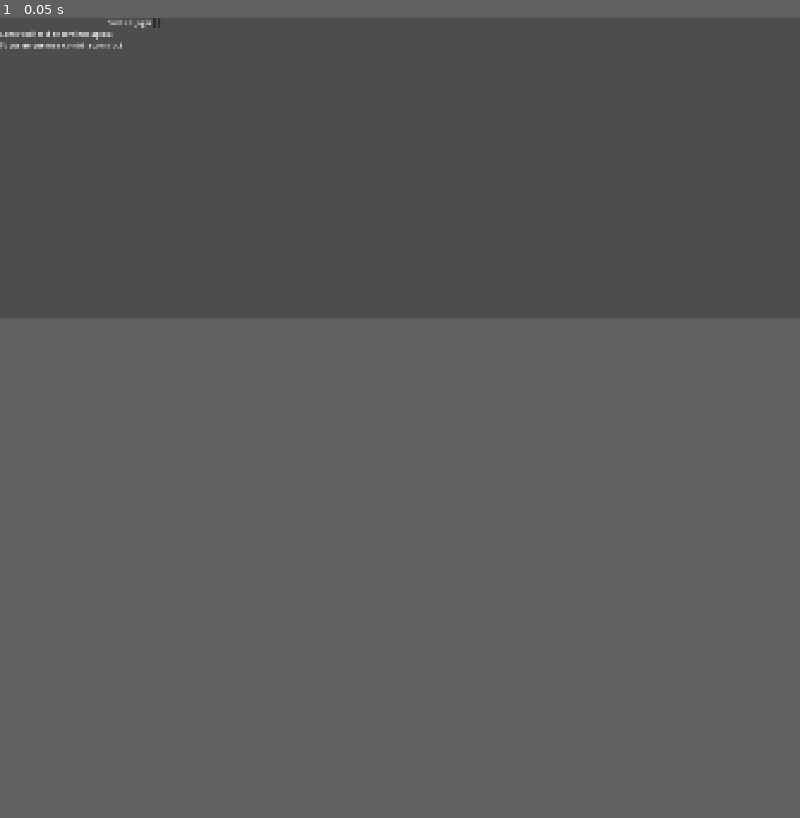
Above: before the commit, frame 1.
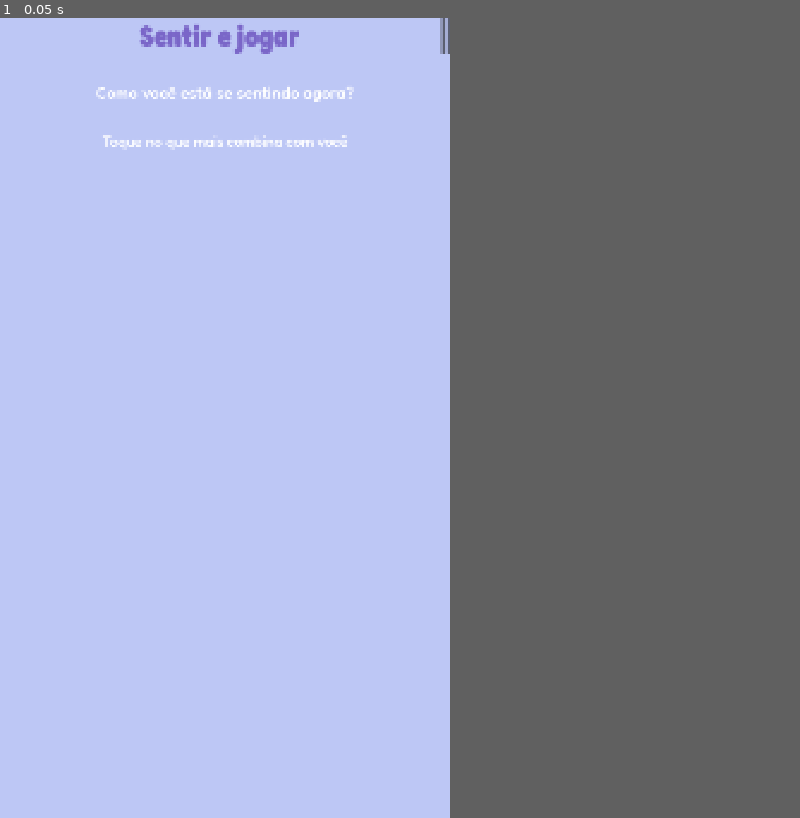
Above: after the commit, the same moment.

Repository: paulo11r/sense
Game: Godot game, scene res://cenas/telas/Feelings.tscn
Two runs of this game, one before a commit and one after it. Both use one fixed random seed, a clock stepped at 60 frames per second and the inputs below. The project has no main scene, so this scene is started directly.
Inputs:
- Up to frame 1 (0.05 s): no input
In our replay, the window is 800x300 before the commit and 450x800 after it. These sizes can differ from the game's own. Grey fills any space a smaller window leaves; there, only what the larger window draws over its background counts as a difference.

The runs differ from the first frame. In frame 1, 21% of the frame differs, in the area x 0-57%, y 0-38%.

Commit message:
feelings

Diff:
--- a/cenas/telas/Feelings.tscn
+++ b/cenas/telas/Feelings.tscn
@@ -1,14 +1,34 @@
 [gd_scene format=3 uid="uid://cp2ju6y3rvqcy"]
 
 [ext_resource type="PackedScene" uid="uid://bykcl4crlqfs6" path="res://cenas/componentes/FeelingsCard.tscn" id="1_lhfn3"]
+[ext_resource type="FontFile" uid="uid://bi6d74uev7i4j" path="res://fontes/Fredoka_Condensed-Bold.ttf" id="1_t7drs"]
+[ext_resource type="FontFile" uid="uid://cam5b62ntlsve" path="res://fontes/Fredoka-Medium.ttf" id="2_qw5pw"]
 
 [node name="Feelings" type="Control" unique_id=969584554]
 layout_mode = 3
+anchors_preset = 15
+anchor_right = 1.0
+anchor_bottom = 1.0
+grow_horizontal = 2
+grow_vertical = 2
+
+[node name="ColorRect" type="ColorRect" parent="." unique_id=905110839]
+layout_mode = 1
+anchors_preset = 15
+anchor_right = 1.0
+anchor_bottom = 1.0
+grow_horizontal = 2
+grow_vertical = 2
+color = Color(0.7409237, 0.7789228, 0.96056706, 1)
 
 [node name="Content" type="VBoxContainer" parent="." unique_id=2096732452]
-layout_mode = 0
-offset_right = 648.0
-offset_bottom = 272.0
+layout_mode = 1
+anchors_preset = 15
+anchor_right = 1.0
+anchor_bottom = 1.0
+grow_horizontal = 2
+grow_vertical = 2
+theme_override_constants/separation = 70
 
 [node name="Header" type="HBoxContainer" parent="Content" unique_id=1377349490]
 layout_mode = 2
@@ -16,7 +36,14 @@
 
 [node name="Title" type="Label" parent="Content/Header" unique_id=546178113]
 layout_mode = 2
+size_flags_horizontal = 3
+size_flags_vertical = 1
+size_flags_stretch_ratio = 1.05
+theme_override_colors/font_color = Color(0.47843137, 0.4, 0.78431374, 1)
+theme_override_fonts/font = ExtResource("1_t7drs")
+theme_override_font_sizes/font_size = 70
 text = "Sentir e jogar"
+horizontal_alignment = 1
 
 [node name="BackButton" type="Button" parent="Content/Header" unique_id=357881719]
 layout_mode = 2
@@ -26,11 +53,17 @@
 
 [node name="Subtitle" type="Label" parent="Content" unique_id=1046966377]
 layout_mode = 2
+theme_override_fonts/font = ExtResource("2_qw5pw")
+theme_override_font_sizes/font_size = 39
 text = "Como você está se sentindo agora?"
+horizontal_alignment = 1
 
 [node name="Instruction" type="Label" parent="Content" unique_id=1579923900]
 layout_mode = 2
+theme_override_fonts/font = ExtResource("2_qw5pw")
+theme_override_font_sizes/font_size = 35
 text = "Toque no que mais combina com você"
+horizontal_alignment = 1
 
 [node name="FeelingsGrid" type="GridContainer" parent="Content" unique_id=958178353]
 layout_mode = 2
--- a/project.godot
+++ b/project.godot
@@ -16,8 +16,8 @@
 
 [display]
 
-window/size/viewport_width=1920
-window/size/viewport_height=720
+window/size/viewport_width=1080
+window/size/viewport_height=1920
 window/stretch/mode="canvas_items"
 window/stretch/aspect="expand"
 
Binary file added: fontes/Fredoka-Medium.ttf
Not shown, added: fontes/Fredoka-Medium.ttf.import
Binary file added: fontes/Fredoka-Regular.ttf
Not shown, added: fontes/Fredoka-Regular.ttf.import
Binary file added: fontes/Fredoka_Condensed-Bold.ttf
Not shown, added: fontes/Fredoka_Condensed-Bold.ttf.import
